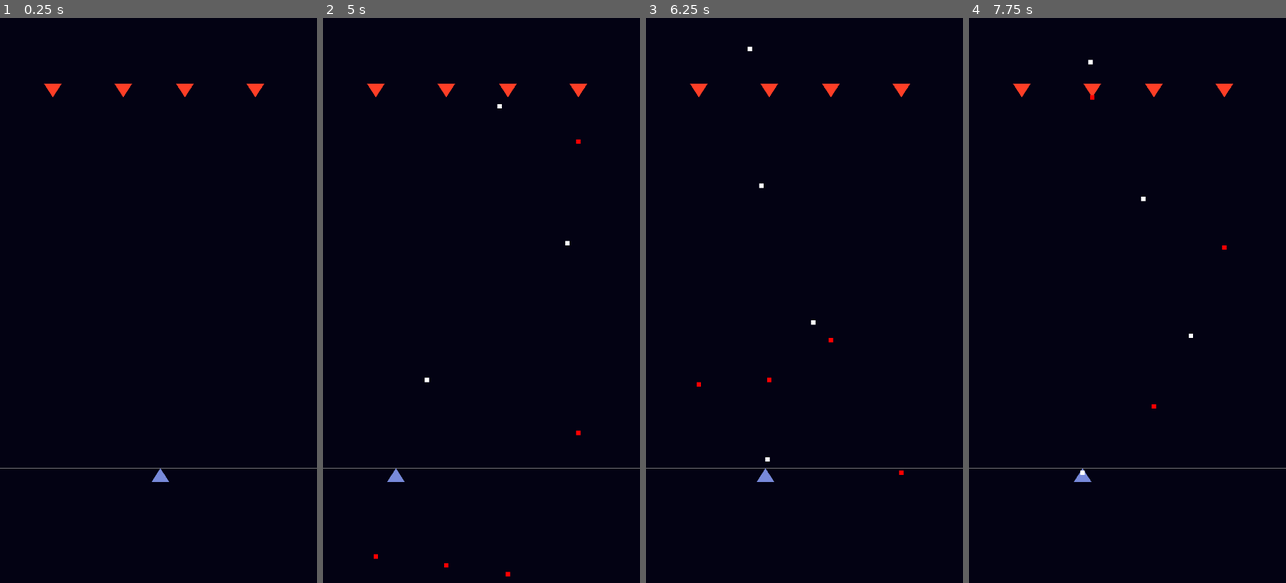
Above: before the commit, frames 1-4 (left to right).
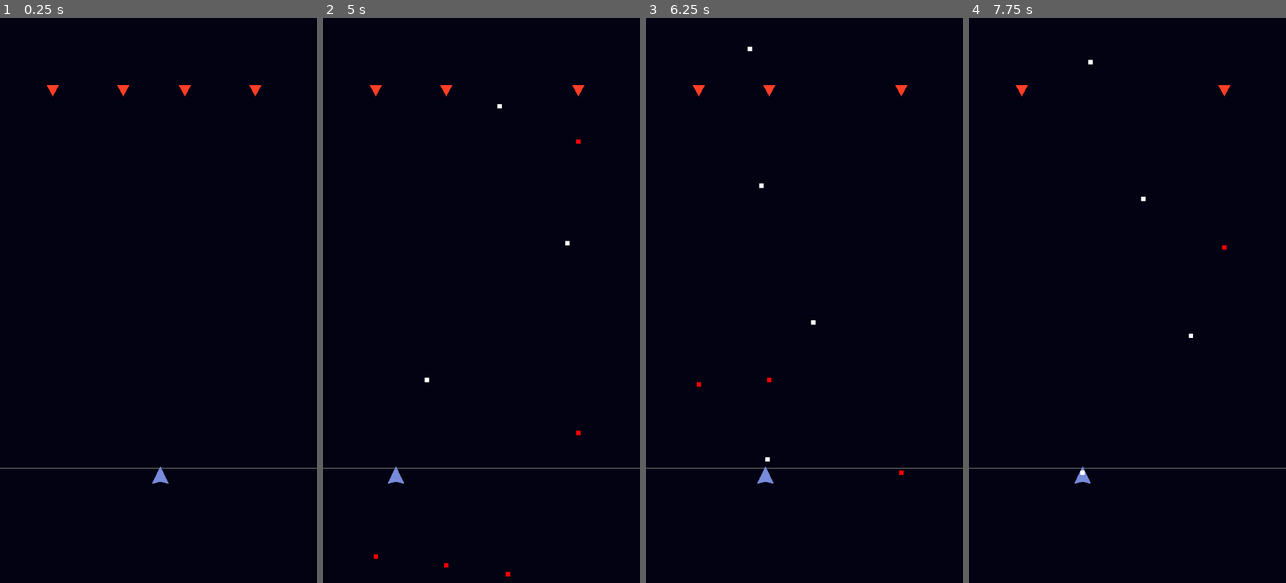
Above: after the commit, the same moments.

Repository: mystal/corneria
Game: Godot game, scene res://levels/proto.tscn
The game is run twice, just before and just after one commit, with the same random seed, the same clock (stepped at 60 frames per second) and the same inputs.
Inputs (mouse positions are in pixels of both pictures, inside the frame that each line leads up to):
- Up to frame 1 (0.25 s): no input
- Up to frame 2 (5 s): tap Enter at 0.5 s; move the mouse to (551, 272) at 0.52 s; hold Right (ui_right) 0.53-1.28 s; tap Space at 1.25 s; move the mouse to (418, 328) at 1.27 s; hold Left (ui_left) 1.28-2.03 s; move the mouse to (513, 176) at 2.02 s; hold Right (ui_right) 2.03-3.53 s; move the mouse to (465, 413) at 2.77 s; move the mouse to (576, 385) at 3.52 s; hold Left (ui_left) from 3.53 s (still down); move the mouse to (386, 215) at 4.27 s
- Up to frame 3 (6.25 s): move the mouse to (820, 300) at 5.02 s; move the mouse to (756, 159) at 5.77 s; release Left (ui_left) at 5.78 s; hold Right (ui_right) from 5.78 s (still down)
- Up to frame 4 (7.75 s): keep holding Right (ui_right); move the mouse to (1197, 272) at 6.52 s; move the mouse to (1064, 328) at 7.27 s

The runs differ from the first frame. In frame 1, 0.2% of the frame differs, in the area x 13-84%, y 11-83%; in frame 2, 0.2%; in frame 3, 0.2%; in frame 4, 0.3%.

Commit message:
Add Projectile collision detection and hurt boxes

Diff:
--- a/godot/entities/enemies/enemy.gd
+++ b/godot/entities/enemies/enemy.gd
@@ -21,3 +21,7 @@
 
 		# Reset cooldown
 		_fire_cooldown = randf_range(1.0, 3.0)
+
+func _on_hurt_box_area_entered(area: Area2D) -> void:
+	if area is Projectile and area.faction != faction:
+		queue_free()
--- a/godot/entities/enemies/enemy.tscn
+++ b/godot/entities/enemies/enemy.tscn
@@ -1,20 +1,34 @@
-[gd_scene load_steps=4 format=3 uid="uid://bqmhpckf5nna4"]
+[gd_scene load_steps=5 format=3 uid="uid://bqmhpckf5nna4"]
 
 [ext_resource type="Script" path="res://entities/enemies/enemy.gd" id="1_i10bu"]
 [ext_resource type="PackedScene" uid="uid://c87otpe6316rq" path="res://entities/projectiles/projectile.tscn" id="2_41rlg"]
 
 [sub_resource type="CircleShape2D" id="CircleShape2D_k4dri"]
+radius = 8.0
+
+[sub_resource type="CircleShape2D" id="CircleShape2D_bg1ic"]
+radius = 8.0
 
 [node name="Enemy" type="CharacterBody2D"]
+collision_layer = 0
+collision_mask = 0
 motion_mode = 1
 script = ExtResource("1_i10bu")
 projectile_scene = ExtResource("2_41rlg")
 
 [node name="Polygon2D" type="Polygon2D" parent="."]
-position = Vector2(0, -4.5)
-scale = Vector2(1, 0.775)
+position = Vector2(0, -6)
 color = Color(1, 0.244134, 0.149635, 1)
-polygon = PackedVector2Array(0, -20, 20, 20, -20, 20)
+polygon = PackedVector2Array(0, -12, 14, 14, -14, 14)
 
 [node name="CollisionShape2D" type="CollisionShape2D" parent="."]
 shape = SubResource("CircleShape2D_k4dri")
+disabled = true
+
+[node name="HurtBox" type="Area2D" parent="."]
+collision_mask = 2
+
+[node name="HurtBoxShape" type="CollisionShape2D" parent="HurtBox"]
+shape = SubResource("CircleShape2D_bg1ic")
+
+[connection signal="area_entered" from="HurtBox" to="." method="_on_hurt_box_area_entered"]
--- a/godot/entities/player/player.gd
+++ b/godot/entities/player/player.gd
@@ -46,3 +46,8 @@
 
 		# Reset cooldown
 		_fire_cooldown = 1.0 / fire_rate
+
+func _on_hurt_box_area_entered(area: Area2D) -> void:
+	if area is Projectile and area.faction != faction:
+		# TODO: Determine what should happen??
+		print('Ouch')
--- a/godot/entities/player/player.tscn
+++ b/godot/entities/player/player.tscn
@@ -6,15 +6,26 @@
 [sub_resource type="CircleShape2D" id="CircleShape2D_k4dri"]
 
 [node name="Player" type="CharacterBody2D"]
+collision_layer = 0
+collision_mask = 0
 motion_mode = 1
 script = ExtResource("1_y4flr")
 projectile_scene = ExtResource("2_74mmw")
 
 [node name="Polygon2D" type="Polygon2D" parent="."]
 position = Vector2(0, -4.5)
-scale = Vector2(1, 0.775)
+scale = Vector2(0.968, 1)
 color = Color(0.47217, 0.545032, 0.857183, 1)
-polygon = PackedVector2Array(0, -20, 20, 20, -20, 20)
+polygon = PackedVector2Array(0, -20, 20, 20, 0, 15, -20, 20)
 
 [node name="CollisionShape2D" type="CollisionShape2D" parent="."]
 shape = SubResource("CircleShape2D_k4dri")
+disabled = true
+
+[node name="HurtBox" type="Area2D" parent="."]
+collision_mask = 2
+
+[node name="HurtBoxShape" type="CollisionShape2D" parent="HurtBox"]
+shape = SubResource("CircleShape2D_k4dri")
+
+[connection signal="area_entered" from="HurtBox" to="." method="_on_hurt_box_area_entered"]
--- a/godot/entities/projectiles/projectile.tscn
+++ b/godot/entities/projectiles/projectile.tscn
@@ -6,12 +6,14 @@
 size = Vector2(10, 10)
 
 [node name="Projectile" type="Area2D"]
+collision_layer = 2
+collision_mask = 0
 script = ExtResource("1_e23e4")
 
 [node name="Polygon2D" type="Polygon2D" parent="."]
 polygon = PackedVector2Array(-5, -5, 5, -5, 5, 5, -5, 5)
 
-[node name="CollisionShape2D" type="CollisionShape2D" parent="."]
+[node name="HitBoxShape" type="CollisionShape2D" parent="."]
 shape = SubResource("RectangleShape2D_xpc6v")
 debug_color = Color(0.875, 0.788, 0.549, 0.42)
 
--- a/godot/project.godot
+++ b/godot/project.godot
@@ -24,6 +24,11 @@
 window/size/viewport_width=720
 window/size/viewport_height=1280
 
+[layer_names]
+
+2d_physics/layer_1="HurtBox"
+2d_physics/layer_2="HitBox"
+
 [rendering]
 
 renderer/rendering_method="gl_compatibility"
